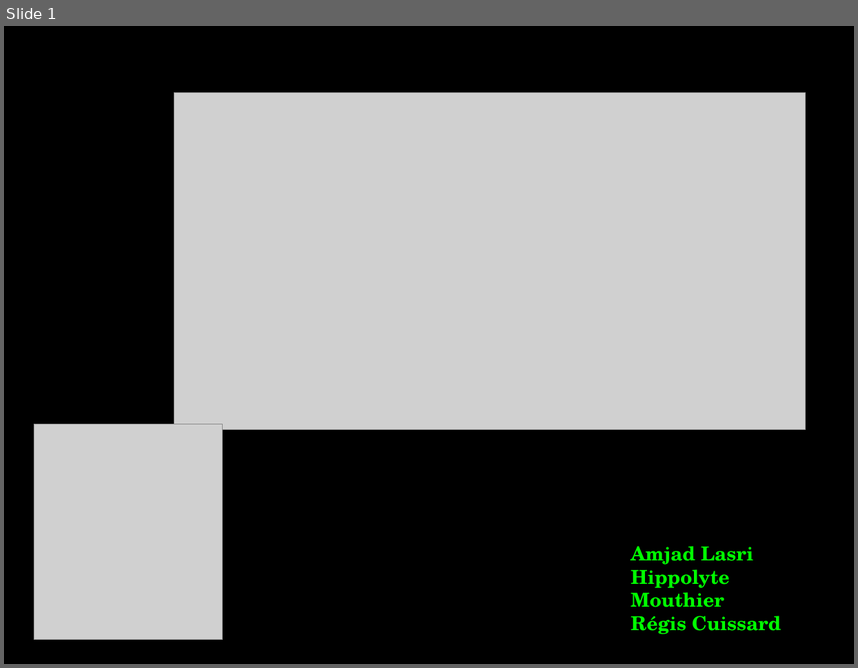
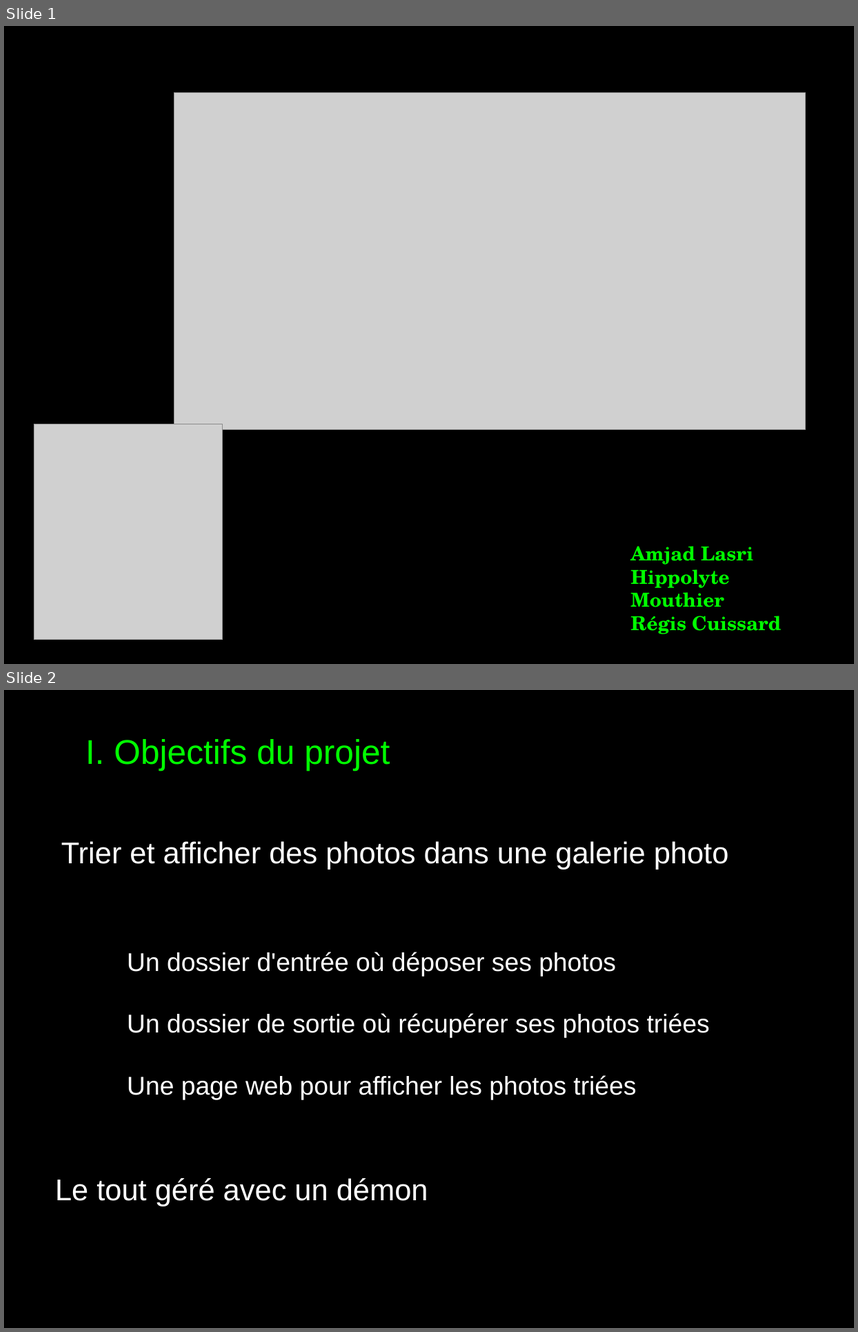
Before and after one commit to hmouthier/gallery, a slide deck: presentation/presentation.odp. Shown one above the other, each under a label of ours: slide 1 before the commit, slides 1 and 2 after it. The pictures are 858x668 and 858x1332 pixels, drawn with LibreOffice and Linux fonts; fonts in the diff are those of the drawing; grey boxes stand for pictures. Boxes give left, top, right and bottom in pixels: in the first picture for what was removed or moved away, otherwise in the second. Text is boxed around its words. In the diff, an @@ line names an element or a change of style, - is before the commit and + after.

```diff
--- a/presentation/presentation.odp
+++ b/presentation/presentation.odp
@@ slide 2 added at (4, 690, 854, 1328), background #000000 @@
@@ text added at (85, 739, 390, 771), 32 pt, text #00FF00 @@
+I. Objectifs du projet
@@ text added at (61, 841, 729, 869), 28 pt, text #FFFFFF @@
+Trier et afficher des photos dans une galerie photo
@@ text added at (127, 952, 710, 1099), 24 pt, text #FFFFFF @@
+Un dossier d'entrée où déposer ses photos
+Un dossier de sortie où récupérer ses photos triées
+Une page web pour afficher les photos triées
@@ text added at (55, 1178, 428, 1206), 28 pt, text #FFFFFF @@
+Le tout géré avec un démon
```
Also in this commit, not shown: 6 slides changed, 1 other slide added, 1 slide removed, 1 other file.
